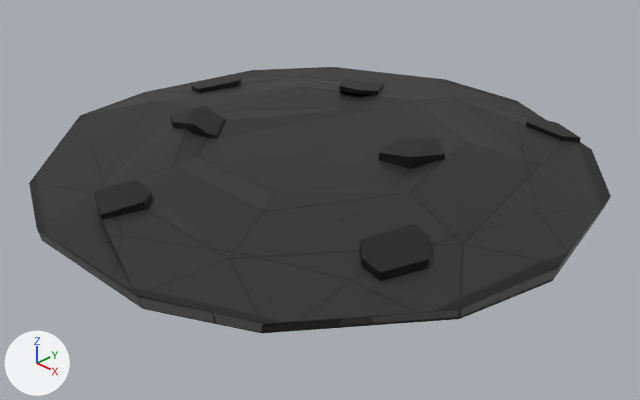
The Blender file Cookie/Blender File/cookie.blend: old version first, new version second.
Before and after are seen from a camera (50 mm lens) standing at (24.1, -24.0, 15.2) and looking at (1.1, -0.5, -1.9). The axes (+X, +Y, +Z) are drawn at lower left. The lights are the same throughout.
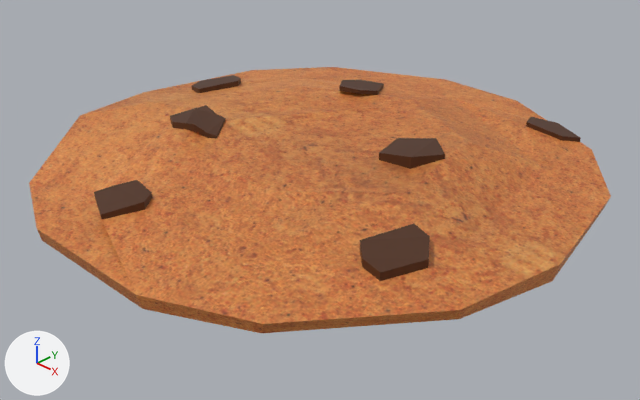
Pixel boxes [x1, y1, x2, y2] of what changed, in the pictures (640 x 400 px):
```json
{"object": "Cylinder", "change": "surface changed", "before": [29, 67, 611, 333], "after": [29, 67, 611, 333], "on screen": "black to orange"}
```

The change, as JSON lines over the scene's bpy script:
```json
{"op": "add", "block": "img_cookie_material_png", "code": ["img_cookie_material_png = load_image('cookie_material.png', '../cookie_material.png', 1024, 1024, 'sRGB')"]}
{"op": "set", "path": "mat_material_001.texture", "old": "img_cookie_png", "new": "img_cookie_material_png"}
```
